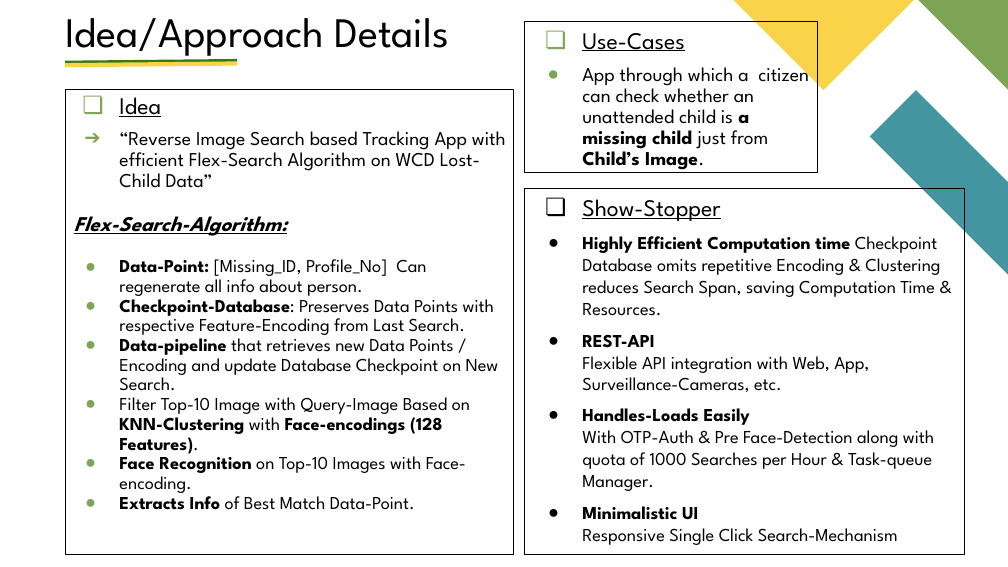
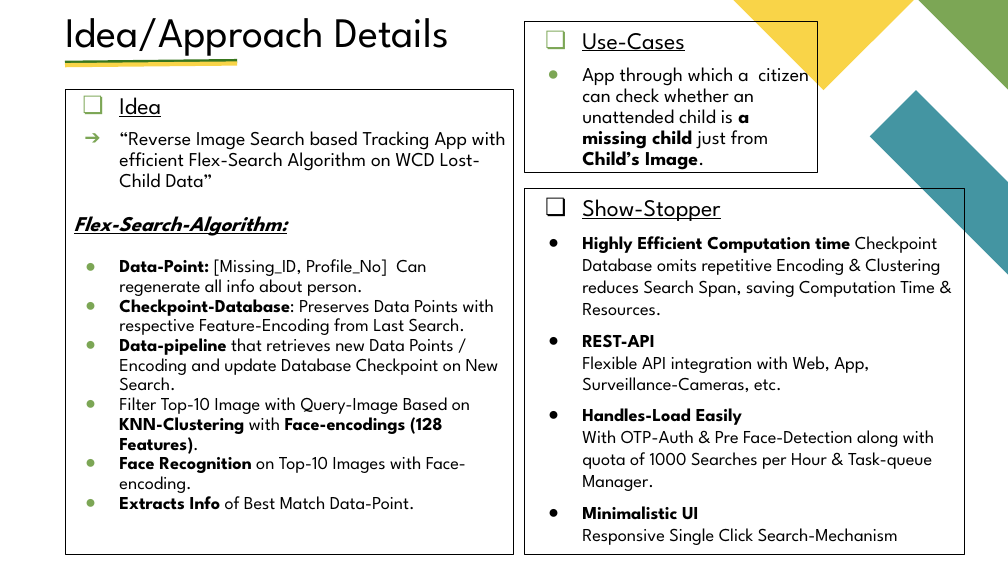
Before and after one commit to ML9-FORCES/Lostrace-Data-API, a slide deck: slide 2 of Documents/TEAM-FINDX.pptx. Drawn at 1008x567 pixels with LibreOffice and Linux fonts; fonts in the diff are those of the drawing. Boxes give left, top, right and bottom in pixels: in the first picture for what was removed or moved away, otherwise in the second. Text is boxed around its words. In the diff, an @@ line names an element or a change of style, - is before the commit and + after.

```diff
--- a/Documents/TEAM-FINDX.pptx
+++ b/Documents/TEAM-FINDX.pptx
@@ text in rectangle at [582,408,934,491]: text changed @@
-● Handles-Loads Easily
-  With OTP-Auth & Pre Face-Detection along with quota of 1000 Searches per Hour & Task-queue Manager.
+● Handles-Load Easily
+  With OTP-Auth & Pre Face-Detection along with quota of 1000 Searches per Hour & Task-queue Manager.
```
Also in this commit, not shown: 1 other file.
